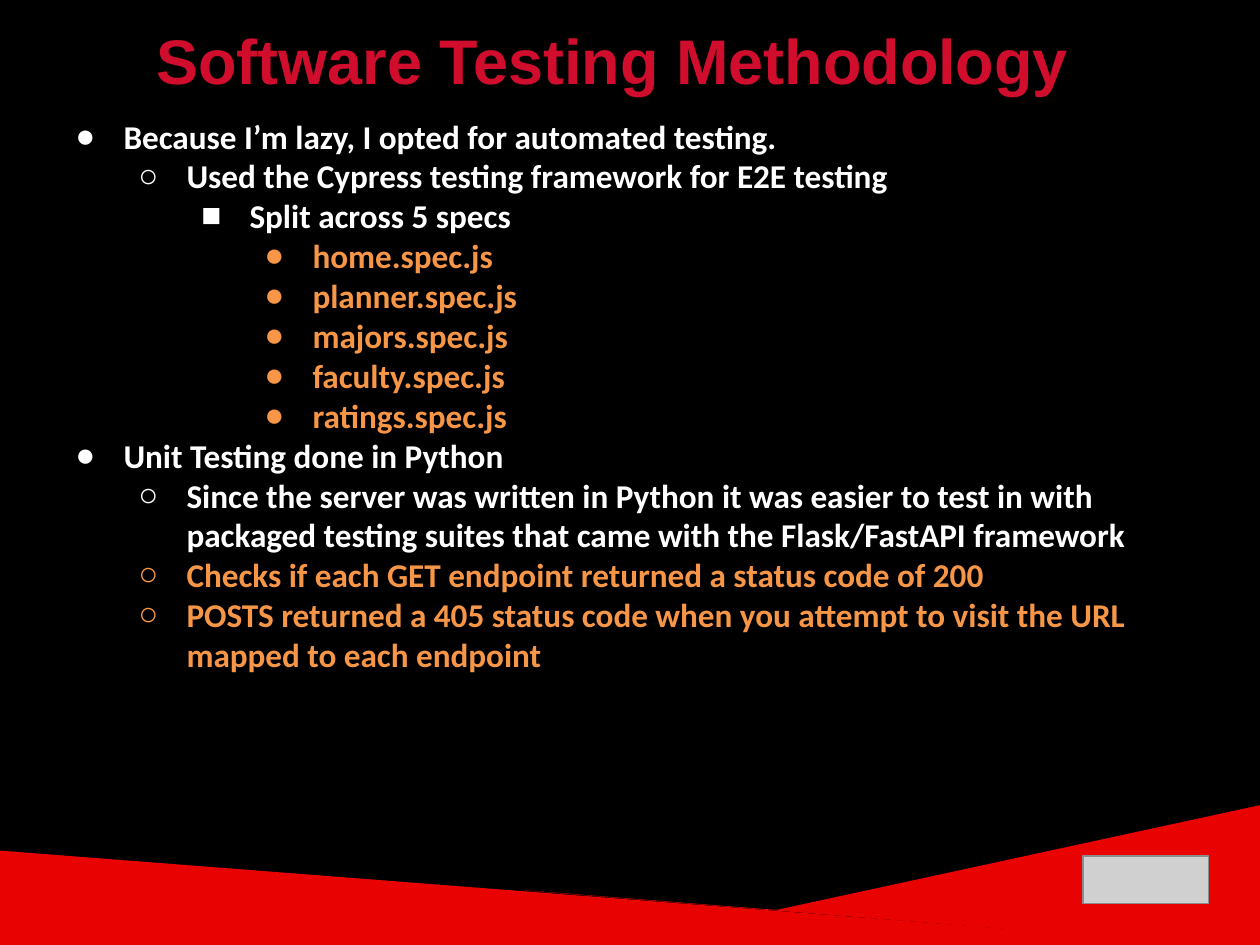
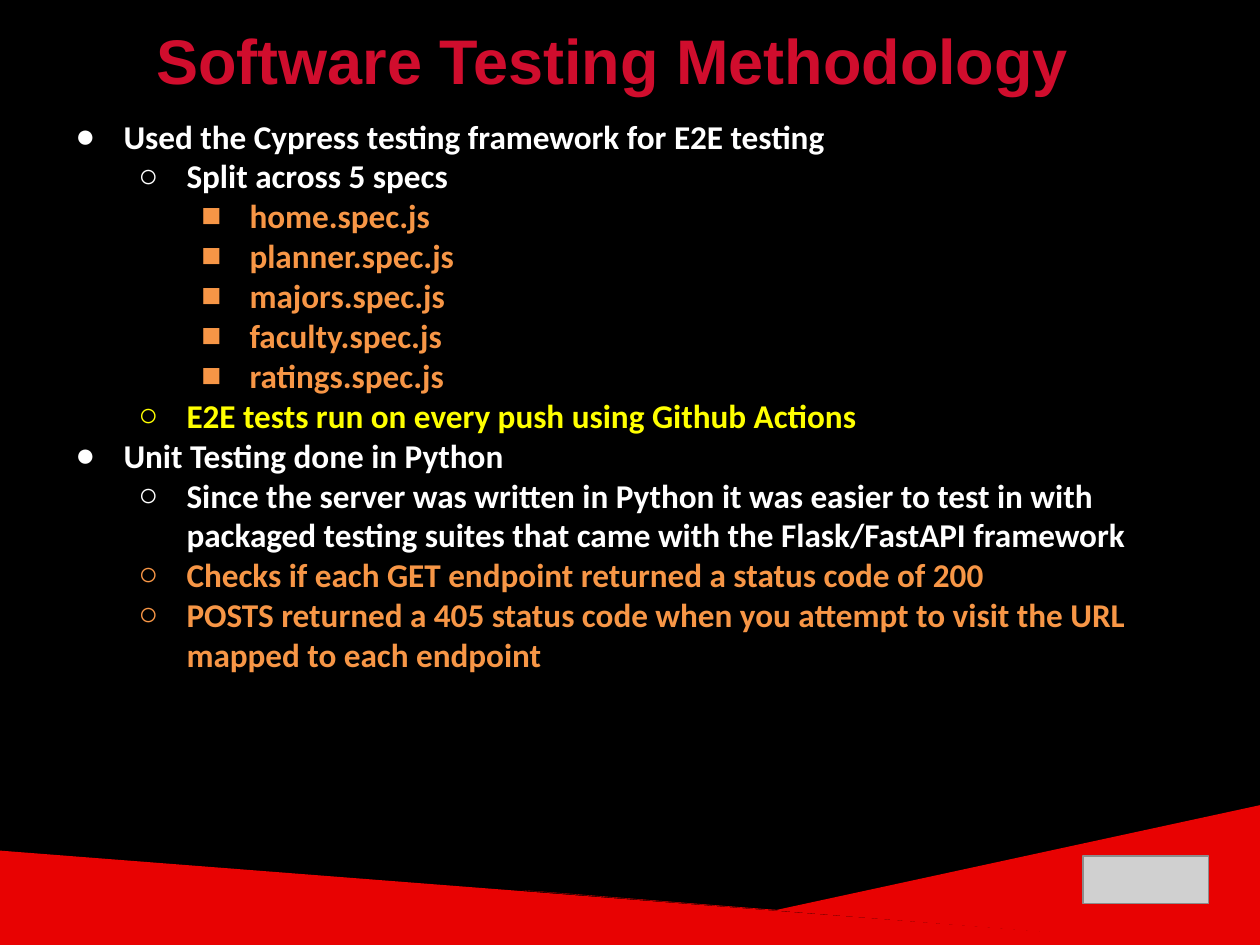
Before and after one commit to ckjarmon/CSUN-Dashboard, a slide deck: slide 11 of documentation/White Volley Girls - Final Project Presentation (Season 2).pptx (slide 7 before the commit). Drawn at 1260x945 pixels with LibreOffice and Linux fonts; fonts in the diff are those of the drawing; grey boxes stand for pictures. Boxes give left, top, right and bottom in pixels: in the first picture for what was removed or moved away, otherwise in the second. Text is boxed around its words. In the diff, an @@ line names an element or a change of style, - is before the commit and + after.

```diff
--- a/documentation/White Volley Girls - Final Project Presentation (Season 2).pptx
+++ b/documentation/White Volley Girls - Final Project Presentation (Season 2).pptx
@@ text at [124, 125, 776, 155]: paragraph removed @@
-● Because I’m lazy, I opted for automated testing.
@@ text at [124, 125, 825, 394]: bullet ○ to ●; list level 2 to 1 in "Used the Cypress testing framework ..."; bullet ■ to ○; list level 3 to 2 in "Split across 5 specs"; bullet ● to ■; list level 4 to 3 in "home.spec.js"; list level 4 to 3 in "planner.spec.js"; list level 4 to 3 in "majors.spec.js"; list level 4 to 3 in "faculty.spec.js"; list level 4 to 3 in "ratings.spec.js" @@
@@ text at [187, 404, 856, 434]: paragraph added @@
+  ○ E2E tests run on every push using Github Actions
```
Also in this commit, not shown: 4 other slides changed, 8 slides added, 3 slides removed.
